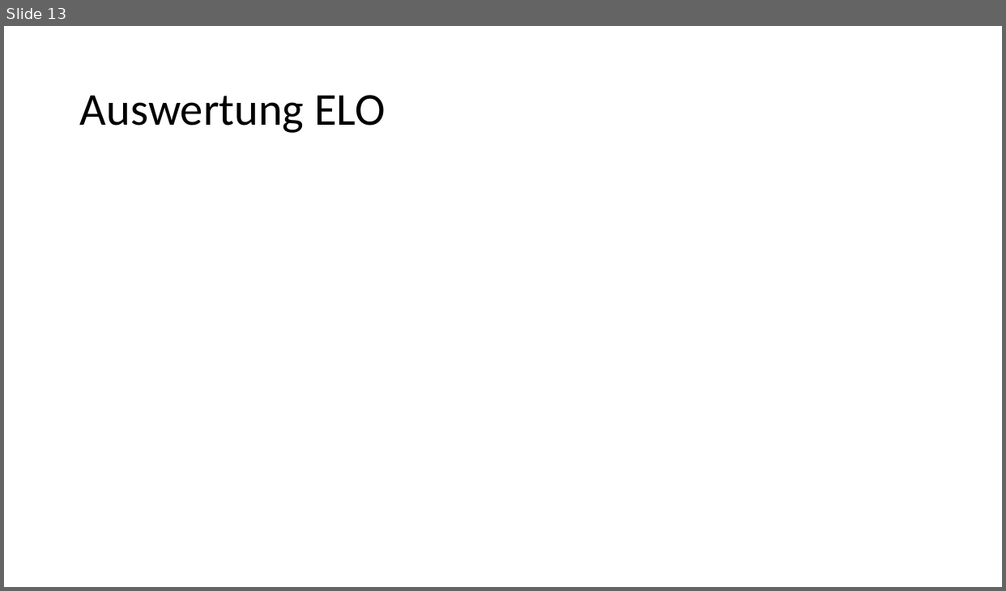
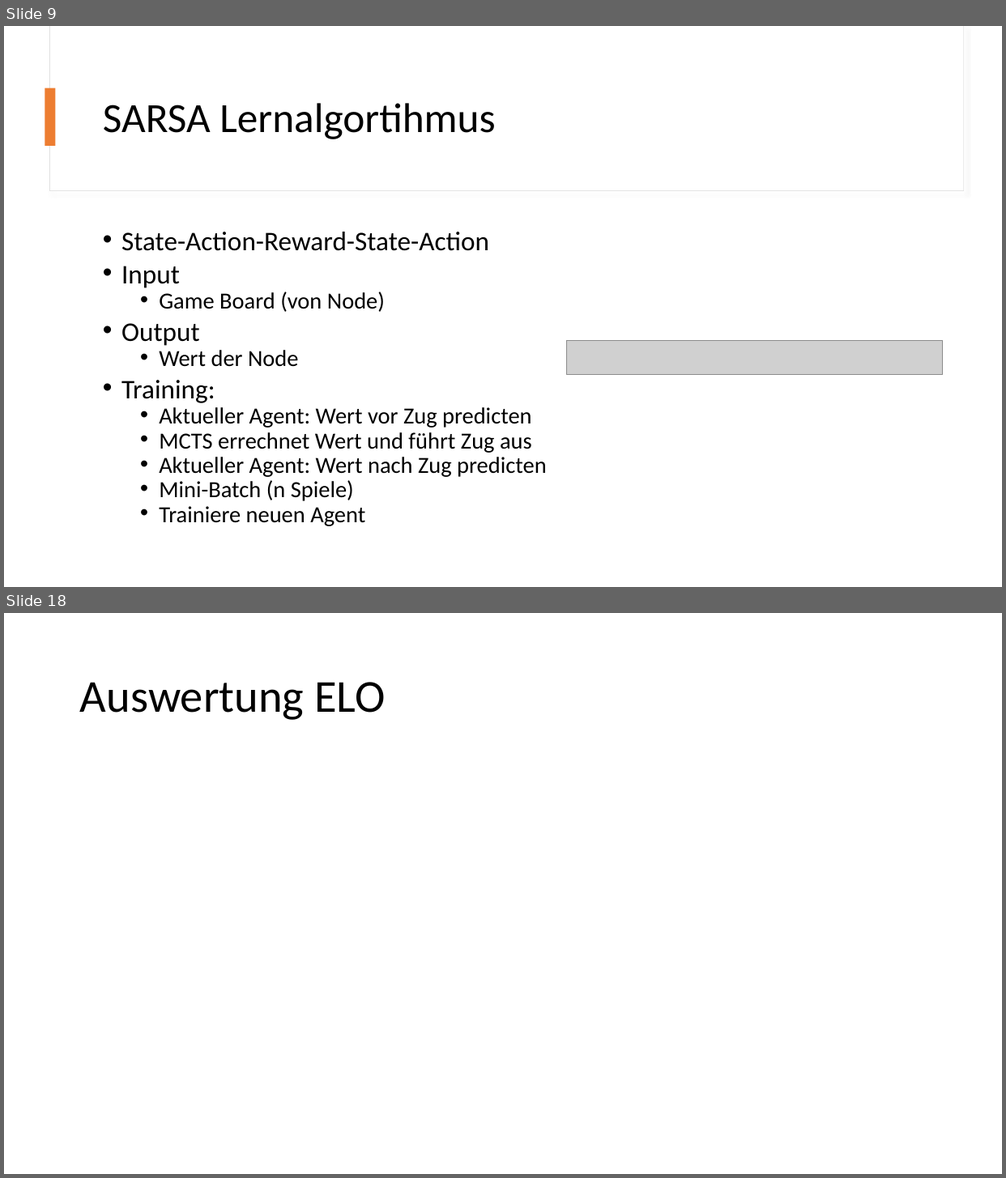
Before and after one commit to Brebeck-Jan/chessmaster, a slide deck: Präsentationen/Abschlusspräsentation/Chessmaster_Abschluss.pptx. Shown one above the other, each under a label of ours: slide 13 before the commit, slides 9 and 18 after it; the slides between them are not shown. The pictures are 1006x591 and 1006x1178 pixels, drawn with LibreOffice and Linux fonts; fonts in the diff are those of the drawing; grey boxes stand for pictures. Boxes give left, top, right and bottom in pixels: in the first picture for what was removed or moved away, otherwise in the second. Text is boxed around its words. In the diff, an @@ line names an element or a change of style, - is before the commit and + after.

```diff
--- a/Präsentationen/Abschlusspräsentation/Chessmaster_Abschluss.pptx
+++ b/Präsentationen/Abschlusspräsentation/Chessmaster_Abschluss.pptx
@@ slide 9 added at bbox=[4, 26, 1002, 587], background #FFFFFF @@
@@ rectangle added at bbox=[49, 26, 964, 191], fill #FFFFFF, outline #E1E1E1 0.75 pt @@
@@ rectangle added at bbox=[50, 26, 964, 190], fill #FFFFFF @@
@@ rectangle added at bbox=[45, 88, 56, 146], fill #ED7D31 @@
@@ title added at bbox=[103, 103, 495, 139], 40 pt, text #000000 @@
+SARSA Lernalgortihmus
@@ text added at bbox=[121, 232, 547, 527], 22.2 pt, text #000000 @@
+• State-Action-Reward-State-Action
+• Input
+  • Game Board (von Node)
+• Output
+  • Wert der Node
+• Training:
+  • Aktueller Agent: Wert vor Zug predicten
+  • MCTS errechnet Wert und führt Zug aus
+  • Aktueller Agent: Wert nach Zug predicten
+  • Mini-Batch (n Spiele)
+  • Trainiere neuen Agent
@@ picture added at bbox=[567, 341, 942, 375] @@
@@ what was slide 13 is now slide 18 @@
```
Also in this commit, not shown: 11 slides changed, 11 other slides added, 5 slides removed.
